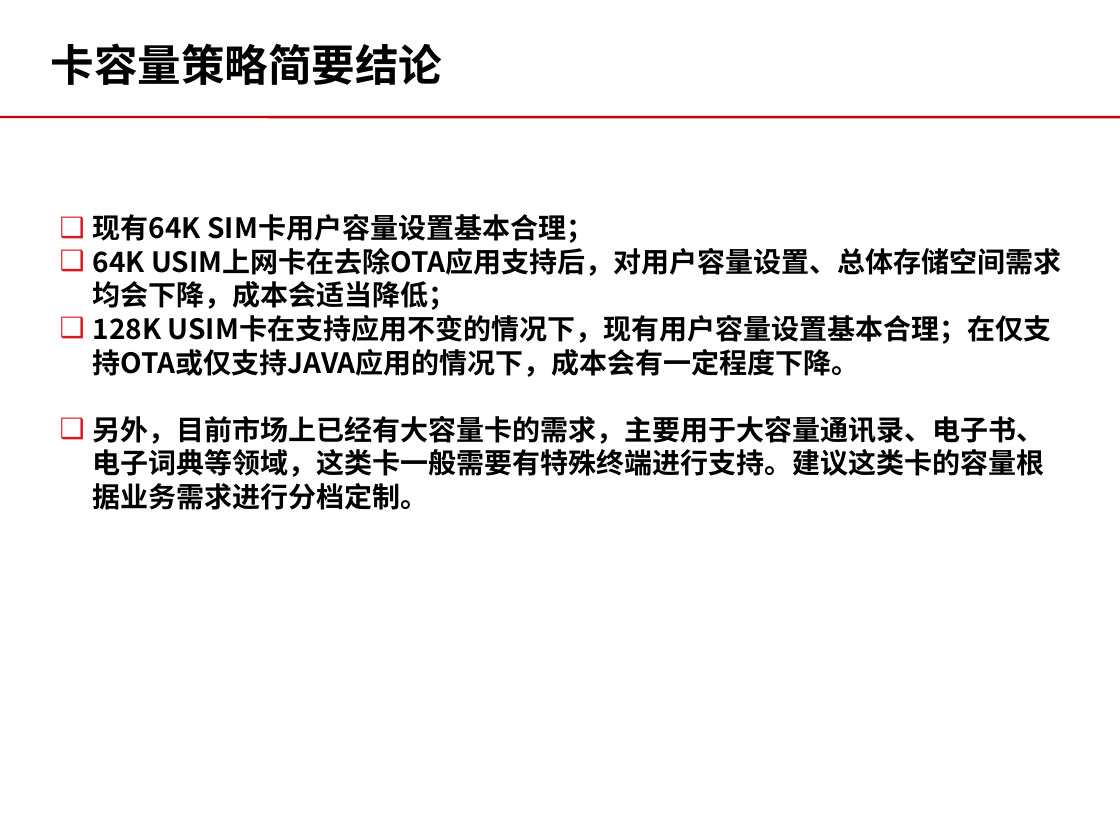
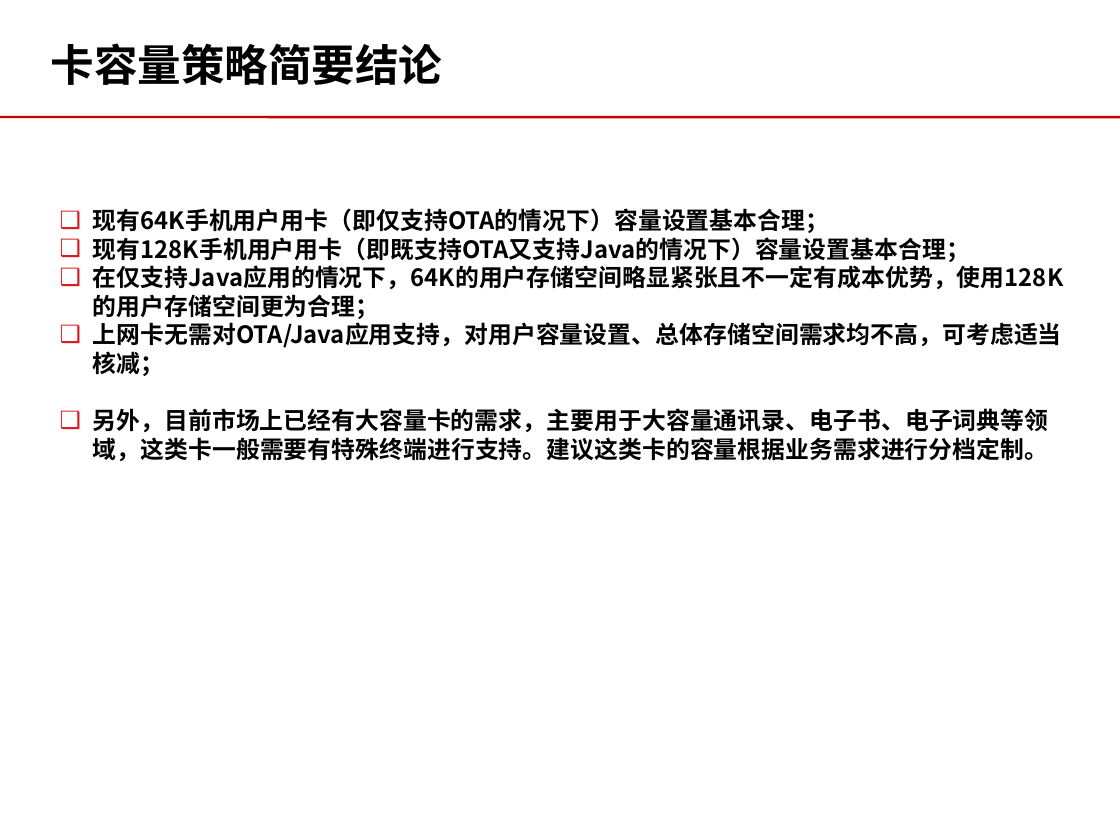
Before and after one commit to momo1101/unicardsrch, a slide deck: slide 27 of 软课题文本/软课题-中国联通电信卡业务及策略研究.ppt (slide 23 before the commit). Drawn at 1120x840 pixels with LibreOffice and Linux fonts; fonts in the diff are those of the drawing; background and template pictures are left out. Boxes give left, top, right and bottom in pixels: in the first picture for what was removed or moved away, otherwise in the second. Text is boxed around its words. In the diff, an @@ line names an element or a change of style, - is before the commit and + after.

Commit message:
2011.4.13与李处、于睿、兴业讨论后修改的版本。尚无兴业提交内容及固网卡修改

```diff
--- a/软课题文本/软课题-中国联通电信卡业务及策略研究.ppt
+++ b/软课题文本/软课题-中国联通电信卡业务及策略研究.ppt
@@ text at (93, 208, 1064, 376): text changed; size 18 to 15.3 pt @@
-❑ 现有64K SIM卡用户容量设置基本合理；
-❑ 64K USIM上网卡在去除OTA应用支持后，对用户容量设置、总体存储空间需求均会下降，成本会适当降低；
-❑ 128K USIM卡在支持应用不变的情况下，现有用户容量设置基本合理；在仅支持OTA或仅支持JAVA应用的情况下，成本会有一定程度下降。
+❑ 现有64K手机用户用卡（即仅支持OTA的情况下）容量设置基本合理；
+❑ 现有128K手机用户用卡（即既支持OTA又支持Java的情况下）容量设置基本合理；
+❑ 在仅支持Java应用的情况下，64K的用户存储空间略显紧张且不一定有成本优势，使用128K的用户存储空间更为合理；
+❑ 上网卡无需对OTA/Java应用支持，对用户容量设置、总体存储空间需求均不高，可考虑适当核减；
@@ text at (93, 408, 1049, 461): size 18 to 15.3 pt in "另外，目前市场上已经有大容量卡的需求，主要用于大容量通讯录、电子书、电子词典等领域，这类卡一般需要有特殊终端进行支持。建 ..." @@
```
Also in this commit, not shown: 19 other slides changed, 22 slides added, 1 slide removed.
